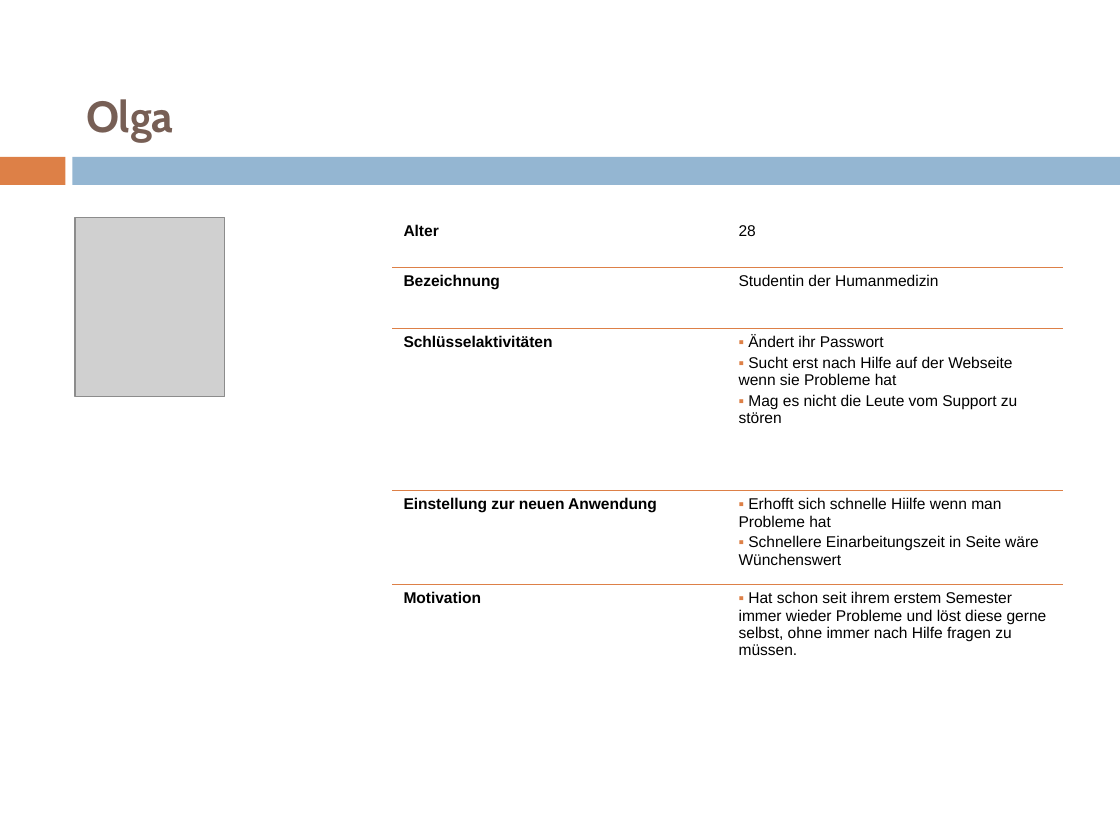
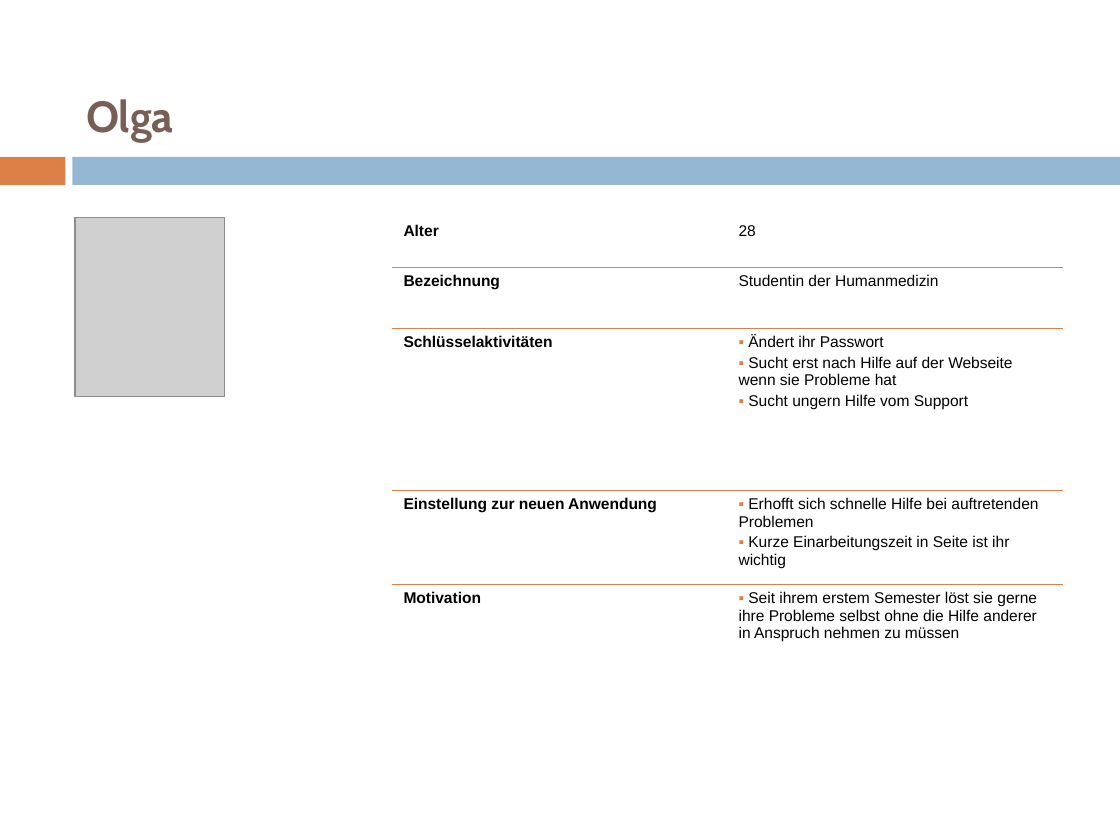
Before and after one commit to pinkdroyd/redesign-ur-rz, a slide deck: slide 9 of Personas und Szenarien/Personas_Redesign_RZ.pptx. Drawn at 1120x840 pixels with LibreOffice and Linux fonts; fonts in the diff are those of the drawing; grey boxes stand for pictures. Boxes give left, top, right and bottom in pixels: in the first picture for what was removed or moved away, otherwise in the second. Text is boxed around its words. In the diff, an @@ line names an element or a change of style, - is before the commit and + after.

```diff
--- a/Personas und Szenarien/Personas_Redesign_RZ.pptx
+++ b/Personas und Szenarien/Personas_Redesign_RZ.pptx
@@ table at (x1=392, y1=217, x2=1062, y2=700) @@
-row 3, column 2: Ändert ihr Passwort / Sucht erst nach Hilfe auf der Webseite wenn sie Probleme hat / Mag es nicht die Leute vom Support zu stören
+row 3, column 2: Ändert ihr Passwort / Sucht erst nach Hilfe auf der Webseite wenn sie Probleme hat / Sucht ungern Hilfe vom Support
-row 4, column 2: Erhofft sich schnelle Hiilfe wenn man Probleme hat / Schnellere Einarbeitungszeit in Seite wäre Wünchenswert
+row 4, column 2: Erhofft sich schnelle Hilfe bei auftretenden Problemen / Kurze Einarbeitungszeit in Seite ist ihr wichtig
-row 5, column 2: Hat schon seit ihrem erstem Semester immer wieder Probleme und löst diese gerne selbst, ohne immer nach Hilfe fragen zu müssen.
+row 5, column 2: Seit ihrem erstem Semester löst sie gerne ihre Probleme selbst ohne die Hilfe anderer in Anspruch nehmen zu müssen
```
Also in this commit, not shown: 16 other slides changed, 1 other file.
